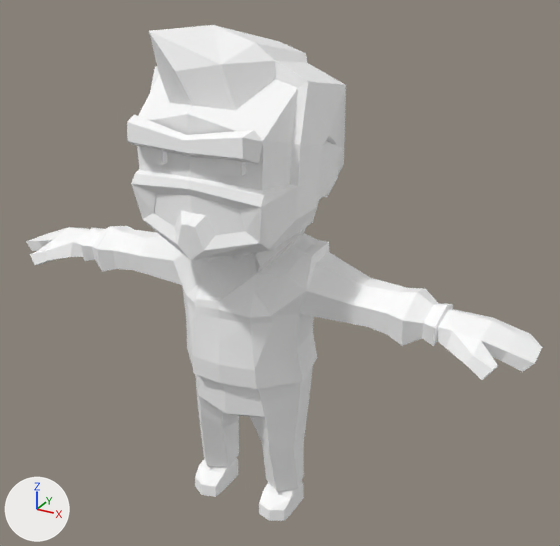
One commit to the glTF model assets/synty/characters_mini/models/SK_Pirates_Gentleman_01.glb: the scene before it, then after it.
Rendered twice from a camera (50 mm lens) standing at (1.381, -2.232, 2.157) and looking at (0.105, 0.089, 0.996). The lights are fixed; the arrows at lower left show +X, +Y and +Z.

Names of what the first picture shows: 'SK_Pirates_Gentleman_01'.
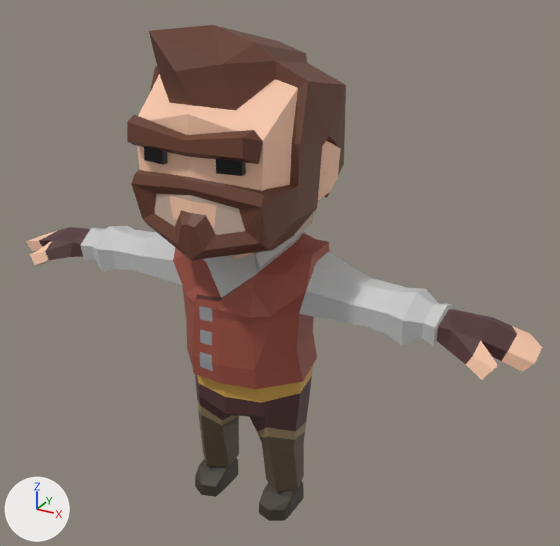
What changed in the scene script:
```text
Add img_polygonminis_texture_01_a:
    img_polygonminis_texture_01_a = load_image('PolygonMinis_Texture_01_A', '_unpacked/PolygonMinis_Texture_01_A', 1024, 1024, 'sRGB')
Change mat_mini_chr284:
    remove mat_mini_chr284.base_color = (1.0, 1.0, 1.0)  # white #ffffff
    add mat_mini_chr284.texture = img_polygonminis_texture_01_a
```

What differs and where, as boxes [x1, y1, x2, y2] in the pictures (560 x 546 px):
'SK_Pirates_Gentleman_01', surface changed (white to brown)
    both: [26, 25, 542, 521]
